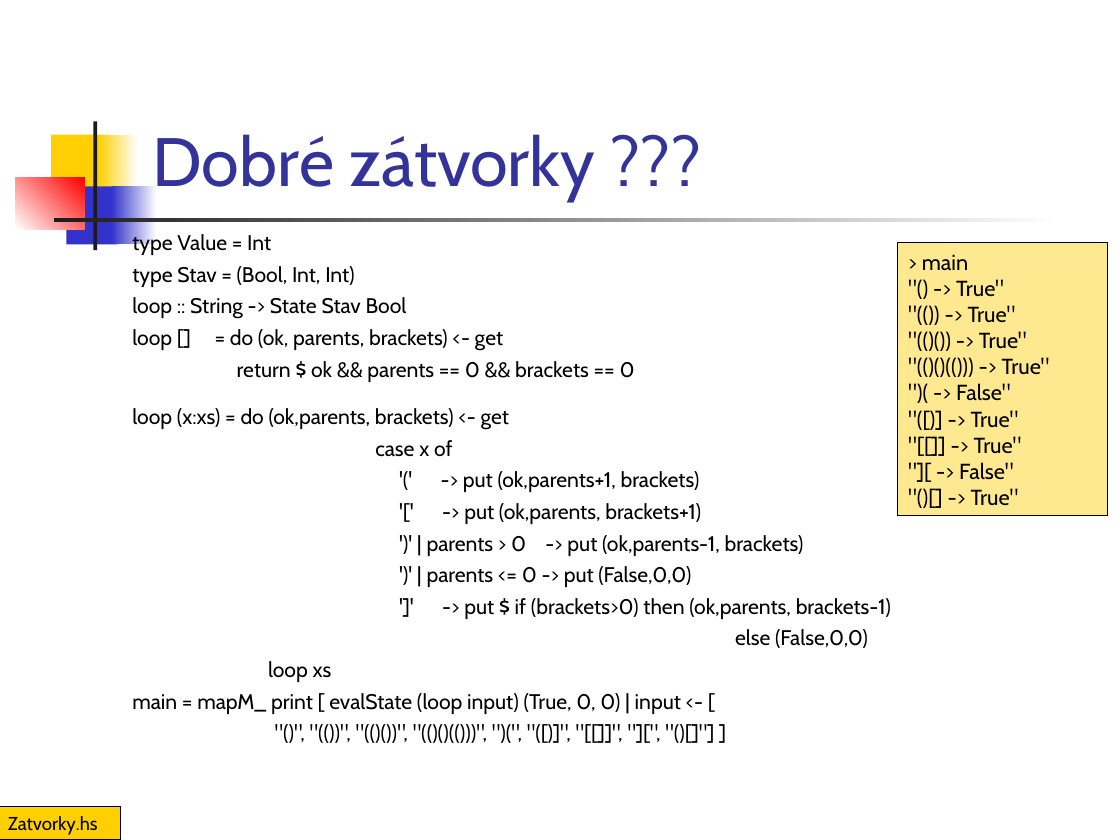
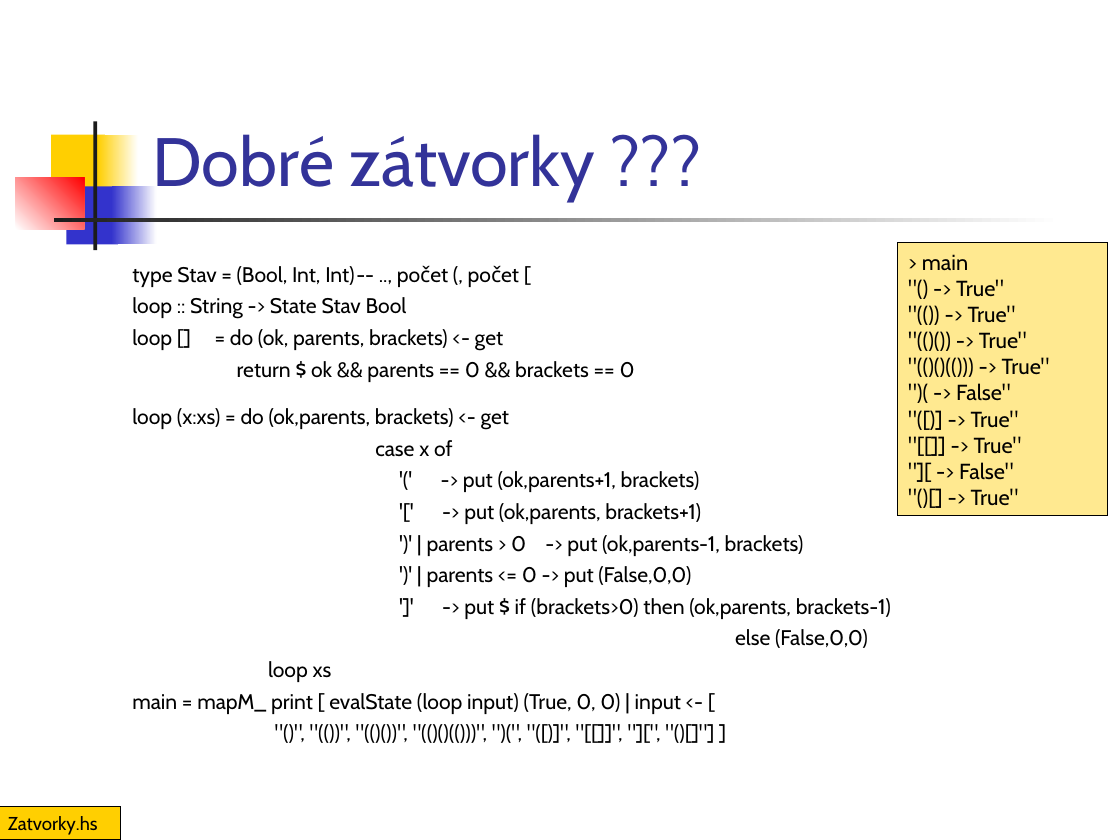
Before and after one commit to Funkcionalne/Prednasky, a slide deck: slide 23 of 13/13_fpro.ppt (slide 26 before the commit). Drawn at 1120x840 pixels with LibreOffice and Linux fonts; fonts in the diff are those of the drawing. Boxes give left, top, right and bottom in pixels: in the first picture for what was removed or moved away, otherwise in the second. Text is boxed around its words. In the diff, an @@ line names an element or a change of style, - is before the commit and + after.

```diff
--- a/13/13_fpro.ppt
+++ b/13/13_fpro.ppt
@@ text at (132, 266, 374, 287): text changed @@
-type Value = Int
-type Stav = (Bool, Int, Int)
+type Stav = (Bool, Int, Int) -- .., počet (, počet [
```
Also in this commit, not shown: 4 other slides changed, 6 slides removed, 8 other files.
